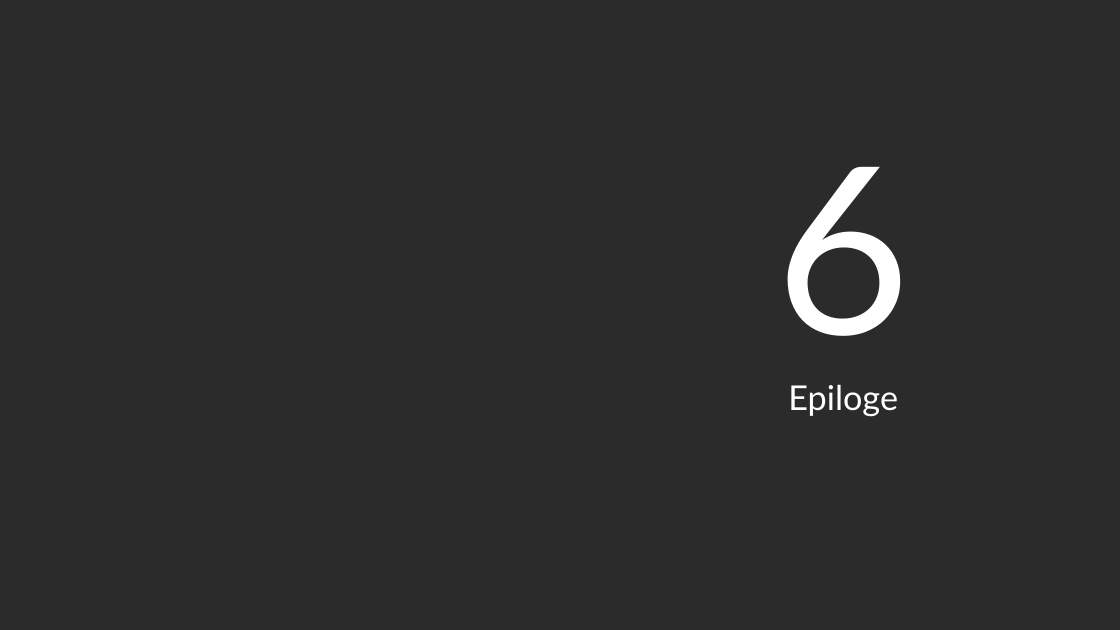
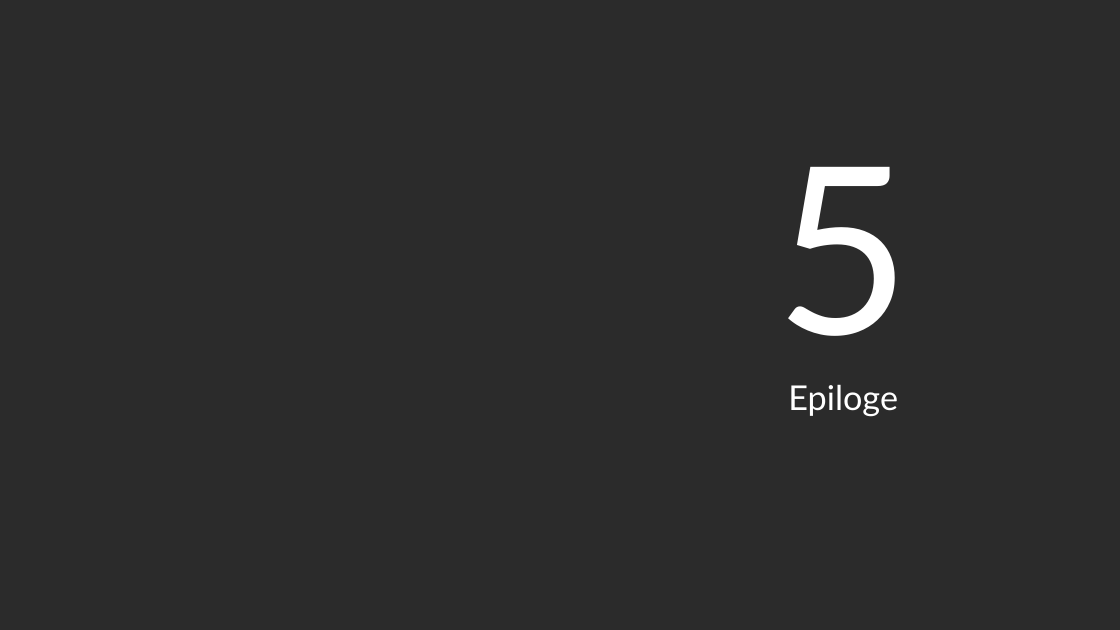
Before and after one commit to LouisKisaragi/BB-Bank, a slide deck: slide 14 of report/BB PANK 발표자료.pptx (slide 18 before the commit). Drawn at 1120x630 pixels with LibreOffice and Linux fonts; fonts in the diff are those of the drawing; background and template pictures are left out; a plain dark background stands for a picture behind light text. Boxes give left, top, right and bottom in pixels: in the first picture for what was removed or moved away, otherwise in the second. Text is boxed around its words. In the diff, an @@ line names an element or a change of style, - is before the commit and + after.

```diff
--- a/report/BB PANK 발표자료.pptx
+++ b/report/BB PANK 발표자료.pptx
@@ text at [776,167,911,336]: text changed @@
-6
+5
```
Also in this commit, not shown: 7 other slides changed, 5 slides added, 8 slides removed, 1 other file.
